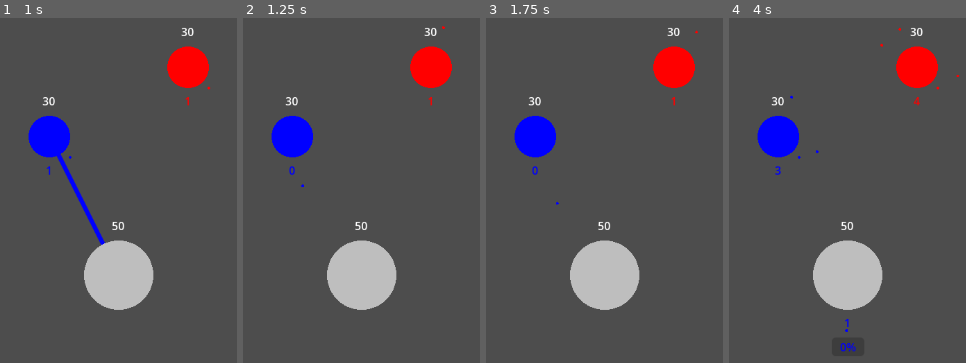
Above: before the commit, frames 1-4 (left to right).
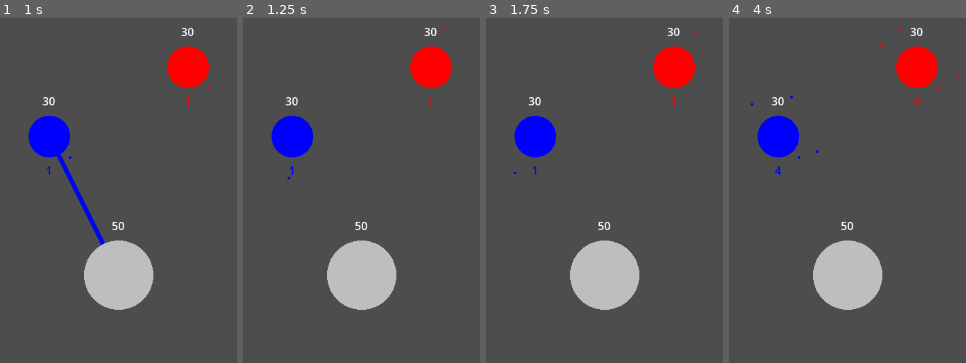
Above: after the commit, the same moments.

Repository: lenomirei/MyGame
Game: Godot game, scene res://game_manager.tscn
Two runs of this game, one before a commit and one after it. Both use one fixed random seed, a clock stepped at 60 frames per second and the inputs below.
Inputs (mouse positions are in pixels of both pictures, inside the frame that each line leads up to):
- Up to frame 1 (1 s): tap Enter at 0.5 s; drag from (49, 135) to (118, 276) at 0.52 s
- Up to frame 2 (1.25 s): no input
- Up to frame 3 (1.75 s): tap Space at 1.25 s; drag from (706, 245) to (535, 135) at 1.27 s
- Up to frame 4 (4 s): tap Enter at 2 s; move the mouse to (outside the picture) at 2.02 s; click (outside the picture) at 2.17 s; drag from (outside the picture) to (847, 276) at 2.77 s; move the mouse to (outside the picture) at 3.52 s; click (outside the picture) at 3.67 s

Frame 1 is identical in both runs. In frame 2, less than 0.1% of the frame differs, in the area x 18-26%, y 42-49%; in frame 3, less than 0.1%; in frame 4, 0.2%, in the area x 8-54%, y 24-97%.

Commit message:
[feat] Add global data to handle dragging and connecting.

Diff:
--- /dev/null
+++ b/drag_info.gd
@@ -0,0 +1,14 @@
+extends RefCounted
+
+class_name DragInfo
+
+var from: Planet = null
+var to: Planet = null
+
+func clear() -> void:
+	if from != null:
+		from.queue_redraw()
+	if to != null:
+		to.queue_redraw()
+	from = null
+	to = null
--- /dev/null
+++ b/global_data.gd
@@ -0,0 +1,5 @@
+extends RefCounted
+
+class_name GlobalData
+
+static var drag_info: DragInfo = DragInfo.new()
--- a/level.gd
+++ b/level.gd
@@ -71,3 +71,11 @@
 func _player_lose():
 	# todo: pause the game and emit play lose signal to game manager
 	pass
+
+func _unhandled_input(event: InputEvent) -> void:
+	if event is InputEventMouseButton:
+		var mouse_event: InputEventMouseButton = event as InputEventMouseButton
+		if mouse_event.is_released() and GlobalData.drag_info.from != null:
+			GlobalData.drag_info.from.connecting = false;
+			GlobalData.drag_info.from.connecting_exit.emit()
+			GlobalData.drag_info.clear()
--- a/planet.gd
+++ b/planet.gd
@@ -11,7 +11,7 @@
 	var soldier_count_label: Label = Label.new() # soldier count label for this faction on this planet
 
 @export var master_faction: Faction = null
-@export var radius: float = 20.0
+@export var radius: float
 @export var soldier_limit: int = 50:
 	set(value):
 		soldier_limit = value
@@ -42,6 +42,9 @@
 	battle_timer = Timer.new()
 	battle_timer.timeout.connect(_on_battle_tick)
 	add_child(battle_timer)
+
+	var shape:CircleShape2D = $"CollisionShape2D".shape
+	shape.radius = radius + 10 # buffer
 	reset()
 
 func get_planet_under_mouse() -> Planet:
@@ -105,7 +108,7 @@
 		capture_progress.visible = true
 		capture_progress._increase(capture_progress.step * soldiers_map.values()[0].soldiers.size(), soldiers_map.keys()[0])
 	elif soldiers_map.size() > 1:
-		battle_timer.wait_time = 1.0
+		battle_timer.wait_time = 0.2
 		if battle_timer.is_stopped():
 			battle_timer.start()
 
@@ -216,19 +219,21 @@
 		master_faction._soldier_change(1)
 		_update_soldiers_information()
 
-func _unhandled_input(event: InputEvent) -> void:
+func _input_event(viewport: Viewport, event: InputEvent, shape_idx: int) -> void:
 	if event is InputEventMouseButton:
 		var mouse_event: InputEventMouseButton = event as InputEventMouseButton
-		if mouse_event.is_released() and connecting:
-			connecting = false;
-			connecting_exit.emit()
+		if mouse_event.is_released() and GlobalData.drag_info.from != null:
+			GlobalData.drag_info.from.connecting = false;
+			GlobalData.drag_info.from.connecting_exit.emit()
+			GlobalData.drag_info.to = self
 			# redraw to disable the line
 
-			var target := get_planet_under_mouse()
-			_move_soldiers_to_target(target)
-			queue_redraw()
+			if GlobalData.drag_info.from != self:
+				GlobalData.drag_info.from._move_soldiers_to_target(GlobalData.drag_info.to)
+			GlobalData.drag_info.clear()
 		if mouse_event.is_pressed() and mouse_enter:
 			connecting = true
+			GlobalData.drag_info.from = self
 			connecting_enter.emit()
 
 func _start_capture(faction: Faction) -> void:
--- a/planet.tscn
+++ b/planet.tscn
@@ -4,7 +4,7 @@
 [ext_resource type="Script" uid="uid://dbm3lny1m45xl" path="res://capture_progress.gd" id="2_mtr83"]
 
 [sub_resource type="CircleShape2D" id="CircleShape2D_qaopu"]
-radius = 20.0
+resource_local_to_scene = true
 
 [node name="Planet" type="Area2D" unique_id=2022963055]
 script = ExtResource("1_1yy88")
Not shown, added: drag_info.gd.uid
Not shown, added: global_data.gd.uid
